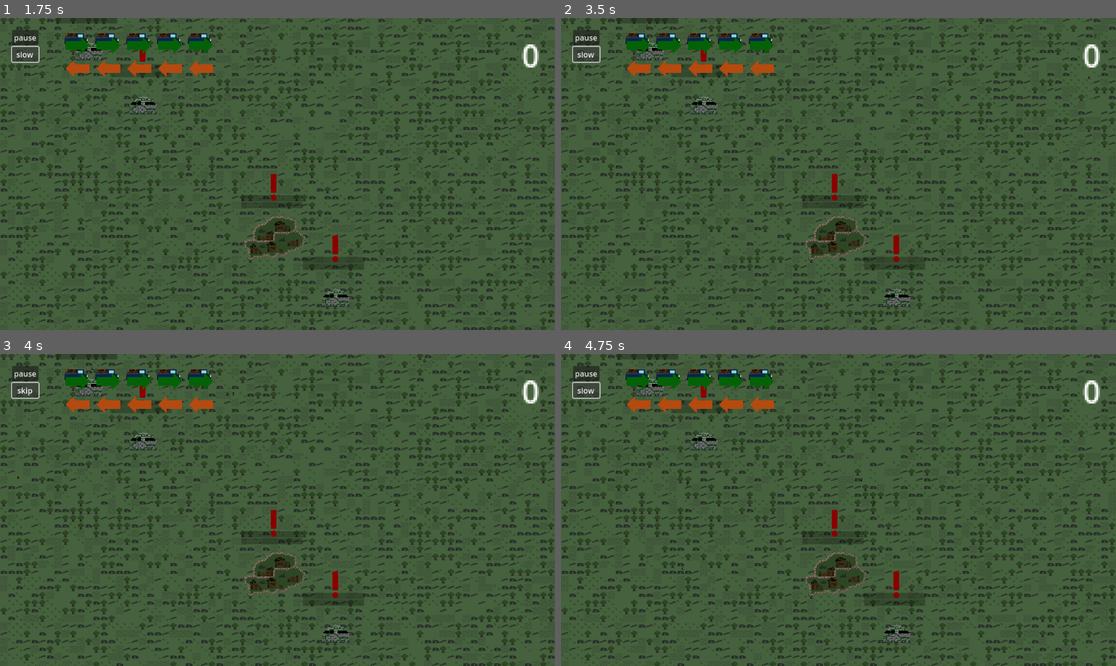
Above: before the commit, frames 1-4 (two rows, left to right).
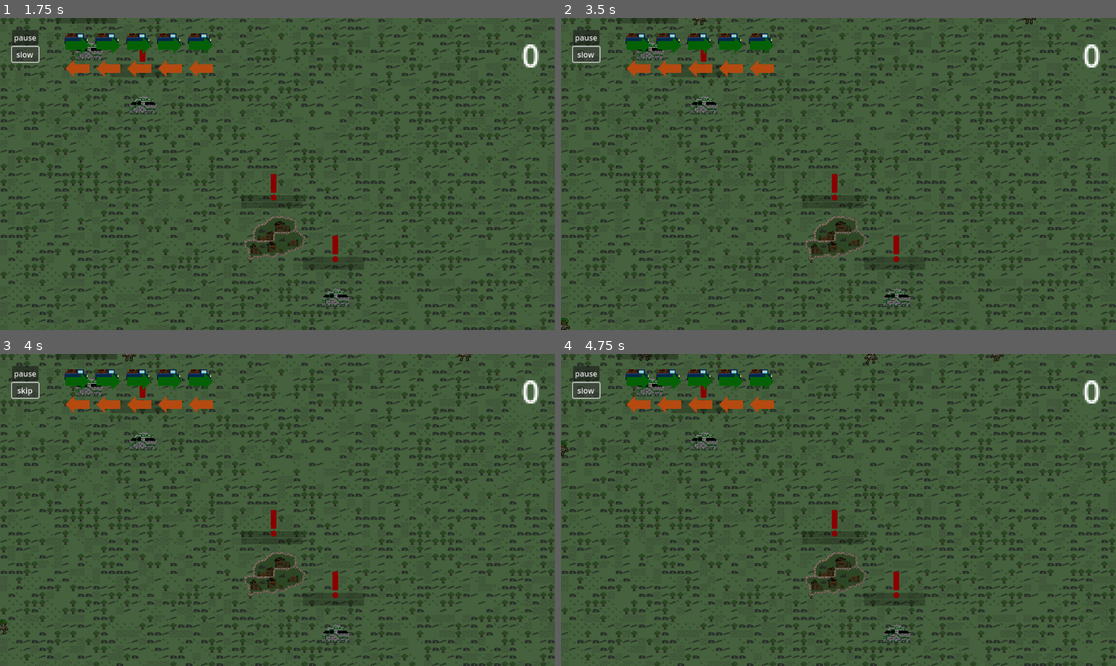
Above: after the commit, the same moments.

Repository: lewis785/ludum-dare-53
Game: Godot game, scene res://scenes/main.tscn
Same seed, same stepped clock (60 frames per second), same inputs: the game is played once before the commit and once after it.
Inputs:
- Up to frame 1 (1.75 s): click "start" at 0.5 s; click "skip" at 1.25 s
- Up to frame 2 (3.5 s): click "slow" at 2 s; click "skip" at 2.75 s
- Up to frame 3 (4 s): click "slow" at 3.5 s
- Up to frame 4 (4.75 s): click "skip" at 4.25 s

Frame 1 is identical in both runs. In frame 2, 0.1% of the frame differs, in the area x 0-97%, y 0-100%; in frame 3, 0.1%; in frame 4, 0.2%, in the area x 0-80%, y 0-70%.

Commit message:
fix depot health and enemies taking health

Diff:
--- a/scenes/combat/entity.gd
+++ b/scenes/combat/entity.gd
@@ -68,7 +68,8 @@
 
 
 func set_health(value : int) -> void:
-	health = value
+	health = max(0, min(value, max_health))
+
 
 func notify_health(value) -> void:
 	health_update.emit((value*100)/max_health)
--- a/scenes/enemy/enemy.tscn
+++ b/scenes/enemy/enemy.tscn
@@ -179,8 +179,8 @@
 }]
 
 [sub_resource type="CapsuleShape2D" id="CapsuleShape2D_krpay"]
-radius = 3.0
-height = 8.0
+radius = 14.0
+height = 34.0
 
 [node name="enemy" type="RigidBody2D"]
 position = Vector2(64, 70)
@@ -195,7 +195,6 @@
 
 [node name="AnimatedSprite2D" type="AnimatedSprite2D" parent="."]
 texture_filter = 1
-scale = Vector2(0.2, 0.2)
 sprite_frames = SubResource("SpriteFrames_jw21e")
 animation = &"attack1"
 
--- a/scenes/enemy/spawn.gd
+++ b/scenes/enemy/spawn.gd
@@ -44,23 +44,14 @@
 		$enemy_path.curve = c
 		$enemy_path.queue_redraw()
 
-	var wait_scale = max(log(scale_factor), 1)
-
-	$enemy_timer.wait_time = $enemy_timer.wait_time/wait_scale
+	$enemy_timer.wait_time = $enemy_timer.wait_time
 	$start_timer.start()
 
 func _on_enemy_timer_timeout() -> void:
 	self.level += 1
-	var previous_level : int = enemy_level
 	enemy_level = log(self.level)/log(10)+1
 
-	var burst : int
-
-	if int(enemy_level-0.5) > previous_level:
-		burst = enemy_level*scale_factor
-
-
-	for i in range(enemy_level+burst):
+	for i in range(enemy_level):
 		spawn_enemy()
 
 func spawn_enemy() -> void:
--- a/scenes/menu/menu.gd
+++ b/scenes/menu/menu.gd
@@ -2,15 +2,11 @@
 
 var paused : bool
 var skipping : bool
-var restart : bool
 
 var game_scene = preload("res://scenes/game/game.tscn")
 
 # Called when the node enters the scene tree for the first time.
 func _ready() -> void:
-	if restart:
-		start_game()
-
 	skipping = false
 
 	pause()
@@ -33,10 +29,11 @@
 
 
 func is_game_over() -> bool:
-	var entities = get_tree().get_nodes_in_group("entity")
+	var entities = get_tree().get_nodes_in_group("ally")
 
 	for entity in entities:
-		if entity.friendly and entity.alive and entity.active:
+		if entity.alive and entity.active:
+
 			return false
 
 	return true
@@ -99,8 +96,6 @@
 
 
 func _on_restart_button_button_up() -> void:
-	restart = true
-
 	var game_nodes = get_tree().get_nodes_in_group("game")
 
 	for game in game_nodes:
--- a/scenes/structure/structure.gd
+++ b/scenes/structure/structure.gd
@@ -161,12 +161,14 @@
 		$Alert.show()
 
 
-func subtract_damage_from_enemies(enemy):
-	var current_enemy_name = enemy.name
+func subtract_damage_from_enemies(body):
+	var current_enemy_name = body.name
 	if current_enemy_name.contains('SupplyTruck'):
 		return
-	enemy.health -= structure_damage
-	if enemy.health <= 0:
+
+	var enemy = get_enemy_entity(body)
+	enemy.take_damage(structure_damage)
+	if !enemy.alive:
 		enemy_store.add_enemy_to_remove(enemy)
 
 
@@ -228,6 +230,9 @@
 	$Score.show()
 	await get_tree().create_timer(2.0).timeout
 	$Score.hide()
+
+func get_enemy_entity(body):
+	return body.find_child("entity")
 
 func _on_structure_area_2d_body_entered(body):
 	if body.name.contains('SupplyTruck'):
@@ -238,16 +243,14 @@
 		signal_bus.emit_signal('update_ownership')
 	var body_parent_name : String = body.get_parent().name
 	if body_parent_name.begins_with(parent_name):
-		var enemy = body.find_child("entity")
-		enemy_store.enemies.append(enemy)
+		enemy_store.enemies.append(get_enemy_entity(body))
 
 func _on_range_area_2d_body_entered(body):
 	if body.name.contains('SupplyTruck'):
 		return
 	var body_parent_name : String = body.get_parent().name
 	if body_parent_name.begins_with(parent_name):
-		var enemy = body.find_child("entity")
-		enemy_store.enemies_in_range.append(enemy)
+		enemy_store.enemies_in_range.append(get_enemy_entity(body))
 
 func _on_structure_area_2d_body_exited(body):
 	# enemy_store.add_enemy_to_remove(body)
--- a/scenes/structure/structure.tscn
+++ b/scenes/structure/structure.tscn
@@ -129,7 +129,7 @@
 [sub_resource type="CircleShape2D" id="CircleShape2D_l3nck"]
 radius = 200.0
 
-[node name="structure" type="Node2D" groups=["structures"]]
+[node name="structure" type="Node2D" groups=["game", "structures"]]
 script = ExtResource("1_lu5co")
 
 [node name="entity" parent="." instance=ExtResource("2_f0kq4")]
@@ -204,7 +204,7 @@
 position = Vector2(0, -103)
 texture = ExtResource("11_il31b")
 
-[node name="Score" type="Label" parent="."]
+[node name="Score" type="Label" parent="." groups=["game"]]
 visible = false
 offset_left = -45.0
 offset_top = -66.0
--- a/scenes/supply_depot/supply_depot.gd
+++ b/scenes/supply_depot/supply_depot.gd
@@ -14,6 +14,10 @@
 
 	$entity.update_position(self.position)
 
+	$entity.max_health = health
+	$entity.set_health(health)
+	$HealthBar.percentage = 100
+
 func refill():
 	$truck_coordinator/SupplyStore.add_supply(refill_rate)
 	$SupplyBar.set_percentage($truck_coordinator/SupplyStore.supplies)
--- a/scenes/supply_depot/supply_depot.tscn
+++ b/scenes/supply_depot/supply_depot.tscn
@@ -6,6 +6,8 @@
 [ext_resource type="PackedScene" uid="uid://dpmoir6bxfdp7" path="res://scenes/supply_truck/truck_coordinator.tscn" id="2_gcobm"]
 [ext_resource type="PackedScene" uid="uid://bedx7ybi8m0ef" path="res://scenes/supply_store/supply_store.tscn" id="4_3321a"]
 [ext_resource type="PackedScene" uid="uid://dws8yrkuha0xn" path="res://scenes/status_bar/status_bar.tscn" id="5_qdkt8"]
+[ext_resource type="Texture2D" uid="uid://c88nwnkcbc10f" path="res://assets/projectile/single_bullet.png" id="7_um3hp"]
+[ext_resource type="Texture2D" uid="uid://crg5lh8xmoylf" path="res://assets/heart.png" id="8_m460j"]
 
 [sub_resource type="AtlasTexture" id="AtlasTexture_uovtp"]
 atlas = ExtResource("1_pfjkr")
@@ -88,12 +90,12 @@
 [sub_resource type="RectangleShape2D" id="RectangleShape2D_t2igs"]
 size = Vector2(23.1077, 12.918)
 
-[node name="supply_depot" type="Area2D" groups=["depots"]]
+[node name="supply_depot" type="Area2D" groups=["depots", "game"]]
 script = ExtResource("1_8fqxo")
 
 [node name="entity" parent="." instance=ExtResource("2_fx2ib")]
-health = 100
-max_health = 100
+health = 1000
+max_health = 1000
 
 [node name="DepotSprite" type="AnimatedSprite2D" parent="."]
 position = Vector2(-2, -42)
@@ -102,7 +104,6 @@
 animation = &"depot-healthy"
 
 [node name="truck_coordinator" parent="." instance=ExtResource("2_gcobm")]
-available_trucks = 5
 
 [node name="SupplyStore" parent="truck_coordinator" instance=ExtResource("4_3321a")]
 position = Vector2(1, 12)
@@ -124,6 +125,7 @@
 label = "Supply"
 percentage = 100
 colour = Color(1, 0.803922, 0, 1)
+texture = ExtResource("7_um3hp")
 
 [node name="HealthBar" parent="." instance=ExtResource("5_qdkt8")]
 offset_left = -61.0
@@ -132,6 +134,7 @@
 offset_bottom = -135.0
 label = "Health"
 colour = Color(1, 0, 0, 1)
+texture = ExtResource("8_m460j")
 
 [connection signal="body_shape_entered" from="." to="truck_coordinator" method="_on_supply_depot_body_shape_entered"]
 [connection signal="health_update" from="entity" to="HealthBar" method="_on_entity_health_update"]
Not shown: 1 places in scenes/supply_depot/supply_depot.tscn that only renumber resources
